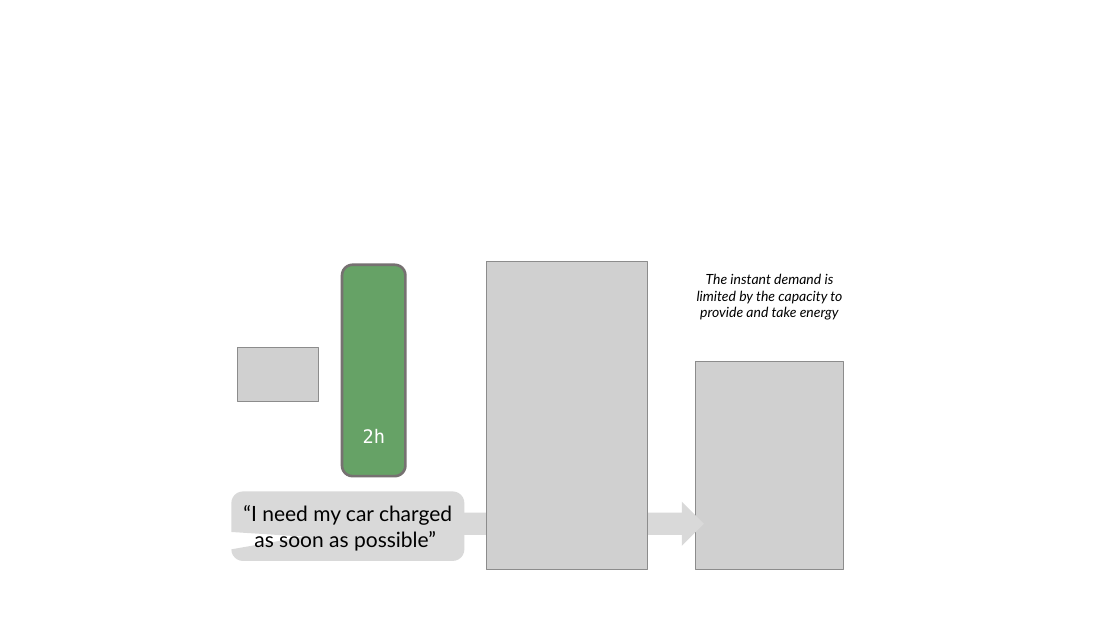
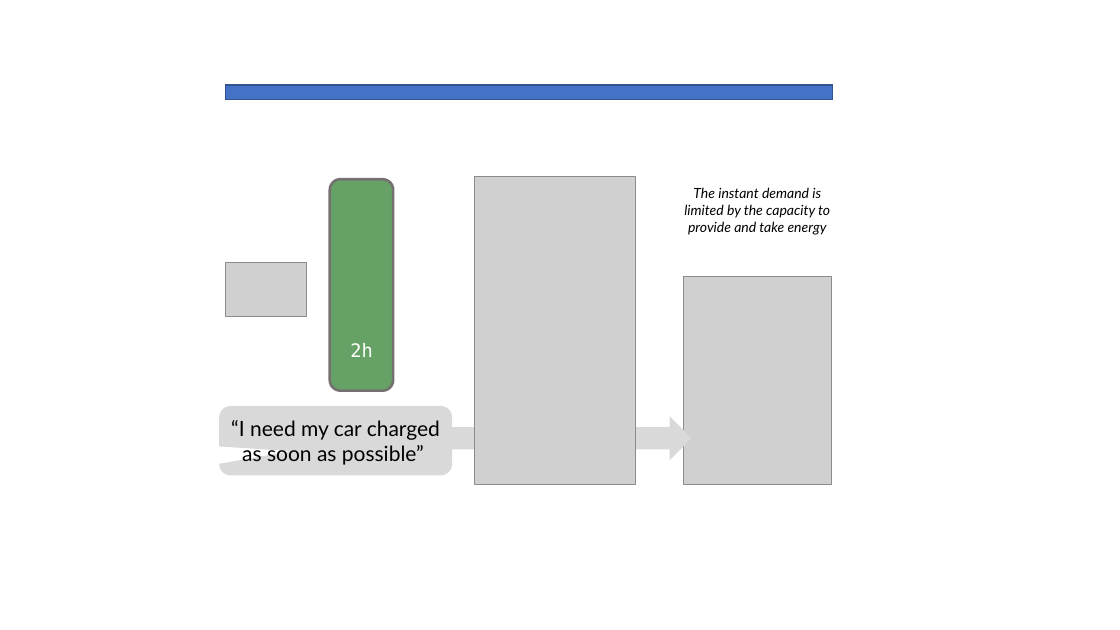
Before and after one commit to cvmartin/eflows.site, a slide deck: slide 11 of support/support_eflows.pptx (slide 10 before the commit). Drawn at 1120x630 pixels with LibreOffice and Linux fonts; fonts in the diff are those of the drawing; grey boxes stand for pictures. Boxes give left, top, right and bottom in pixels: in the first picture for what was removed or moved away, otherwise in the second. Text is boxed around its words. In the diff, an @@ line names an element or a change of style, - is before the commit and + after.

```diff
--- a/support/support_eflows.pptx
+++ b/support/support_eflows.pptx
@@ rectangle added at bbox=[225, 85, 833, 100], fill #4472C4, outline #325491 1 pt @@
@@ 2 pictures, 1 rounded speech box, 1 rounded rectangle: place and size @@
-2 pictures, 1 rounded speech box, 1 rounded rectangle at bbox=[231, 261, 844, 571]
+2 pictures, 1 rounded speech box, 1 rounded rectangle at bbox=[219, 176, 832, 485]
@@ 1 picture, 1 text, 1 rounded speech box, 1 up arrow: place and size @@
-1 picture, 1 text, 1 rounded speech box, 1 up arrow at bbox=[238, 250, 856, 546]
+1 picture, 1 text, 1 rounded speech box, 1 up arrow at bbox=[225, 164, 844, 460]
```
Also in this commit, not shown: 6 other slides changed, 3 slides added, 6 slides removed, 14 other files.
